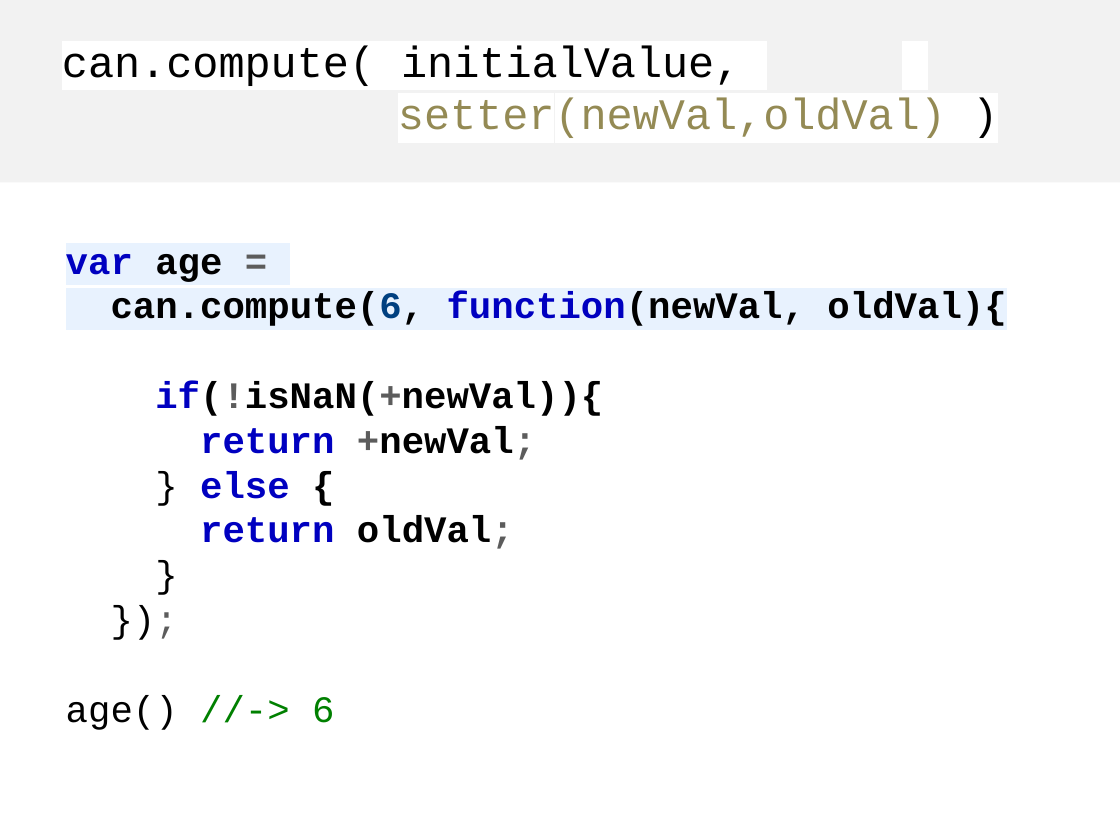
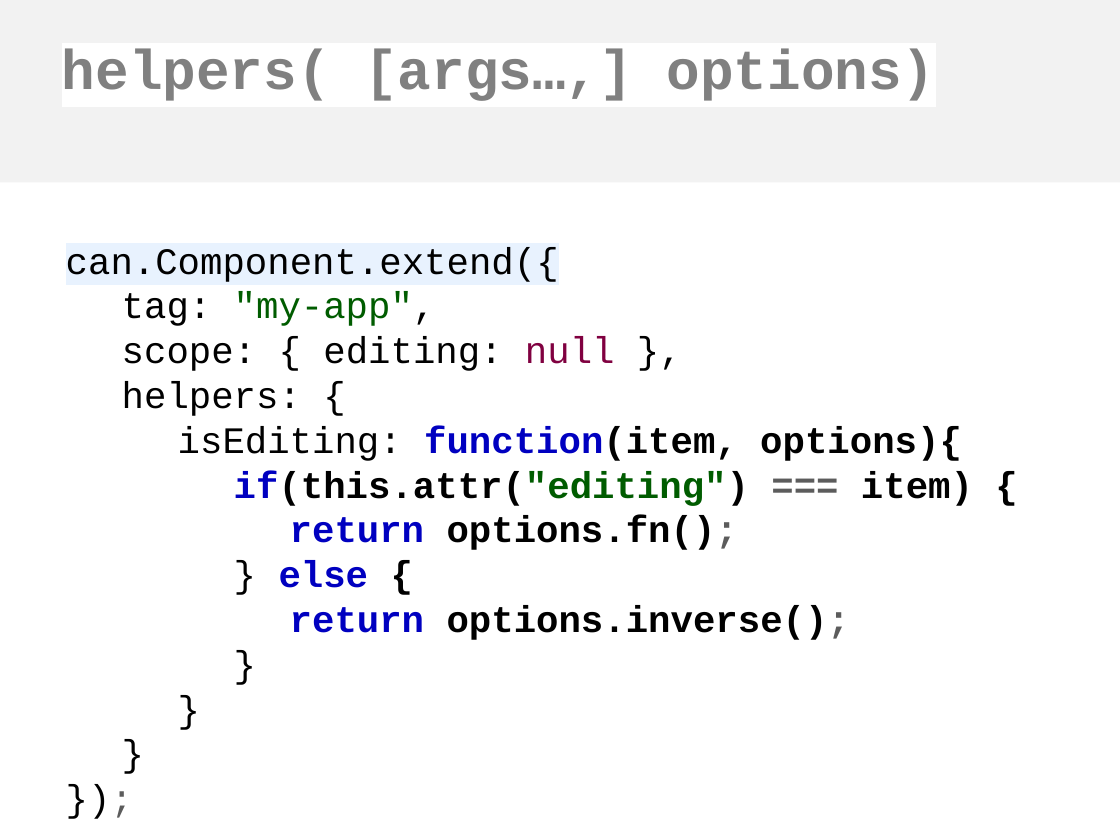
Before and after one commit to canjs/can-meetup, a slide deck: slide 36 of 6_component/canjs-component.pptx (slide 35 before the commit). Drawn at 1120x840 pixels with LibreOffice and Linux fonts; fonts in the diff are those of the drawing. Boxes give left, top, right and bottom in pixels: in the first picture for what was removed or moved away, otherwise in the second. Text is boxed around its words. In the diff, an @@ line names an element or a change of style, - is before the commit and + after.

```diff
--- a/6_component/canjs-component.pptx
+++ b/6_component/canjs-component.pptx
@@ text at (62,49,936,101): text changed; size 28 to 36 pt; text colour #000000 to #808080; bold on @@
-can.compute( initialValue,
-setter(newVal,oldVal) )
+helpers( [args…,] options)
@@ text at (66,247,973,550): text changed; bold off @@
-var age =
-can.compute(6, function(newVal, oldVal){
-if(!isNaN(+newVal)){
-return +newVal;
+can.Component.extend({
+tag: "my-app",
+scope: { editing: null },
+helpers: {
+isEditing: function(item, options){
+if(this.attr("editing") === item) {
+return options.fn();
@@ text at (290,605,850,640): text changed; text colour #0000C0 to #000000 @@
-return oldVal;
+return options.inverse();
+}
+}
@@ text at (66,695,334,730): paragraph removed @@
-age() //-> 6
```
Also in this commit, not shown: 6 other slides changed, 6 slides added, 20 slides removed, 16 other files.
